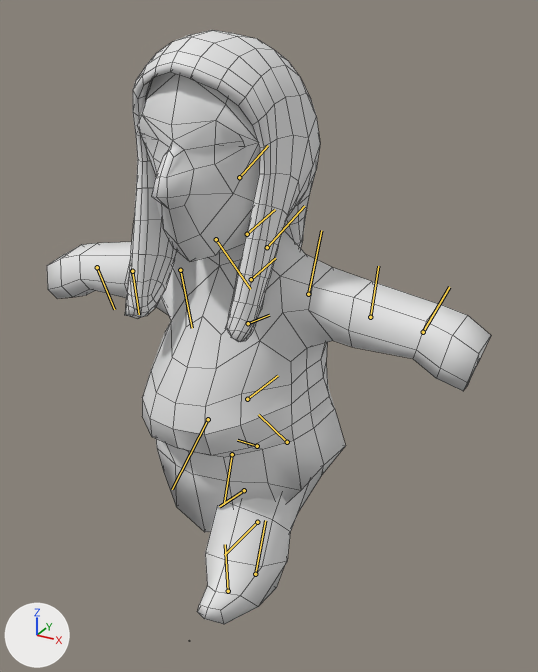
What one commit did to the FBX model GGJ/Assets/_Technical_/Animation/female/corsa.FBX.
Both versions are drawn from a 50 mm lens placed at (10.39, -16.68, 9.18), pointed at (0.75, 0.86, 0.41). The lights are fixed; the arrows at lower left show +X, +Y and +Z. Both versions are drawn at frame 21 of the action 'Take 001'; the numbers are the values there. The bones that bend it are drawn over the model as lines. Mesh edges are drawn as thin lines.

Names of what the first picture shows: 'zingaro'.
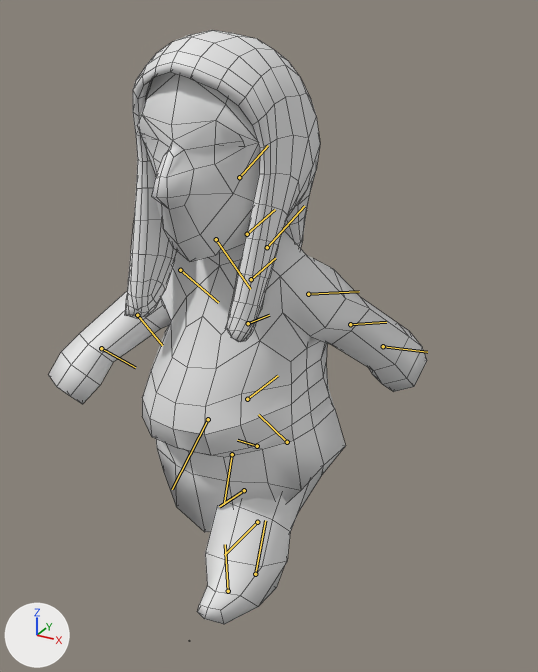
What differs and where, as boxes [x1, y1, x2, y2] in the pictures (538 x 672 px):
'zingaro', posed (15% narrower): before [47, 30, 491, 642]; after [49, 30, 427, 642]
bone 'braccio_sx', root to tip: before (308, 294) to (321, 230); after (308, 294) to (359, 291)
bone 'braccio_dx', root to tip: before (180, 270) to (192, 328); after (180, 270) to (218, 302)

Patch to the scene script:
```diff
--- a/GGJ/Assets/_Technical_/Animation/female/corsa.FBX.py
+++ b/GGJ/Assets/_Technical_/Animation/female/corsa.FBX.py
@@ bone_braccio_sx @@
 bone_braccio_sx = bpy.data.objects['Armature'].pose.bones['braccio_sx']  # child of 'clavicola_sx'
-bone_braccio_sx.rotation_quaternion = (1.0, 0.0, 0.0, 0.0)  # degrees (0, 0, 0)
+bone_braccio_sx.rotation_quaternion = (0.819, 0.303, 0.234, -0.427)  # degrees (23, 40, -47)
@@ bone_braccio_dx @@
 bone_braccio_dx = bpy.data.objects['Armature'].pose.bones['braccio_dx']  # child of 'clavicola_dx'
-bone_braccio_dx.rotation_quaternion = (1.0, 0.0, 0.0, 0.0)  # degrees (0, 0, 0)
+bone_braccio_dx.rotation_quaternion = (0.819, 0.303, -0.234, 0.427)  # degrees (23, -40, 47)
```
